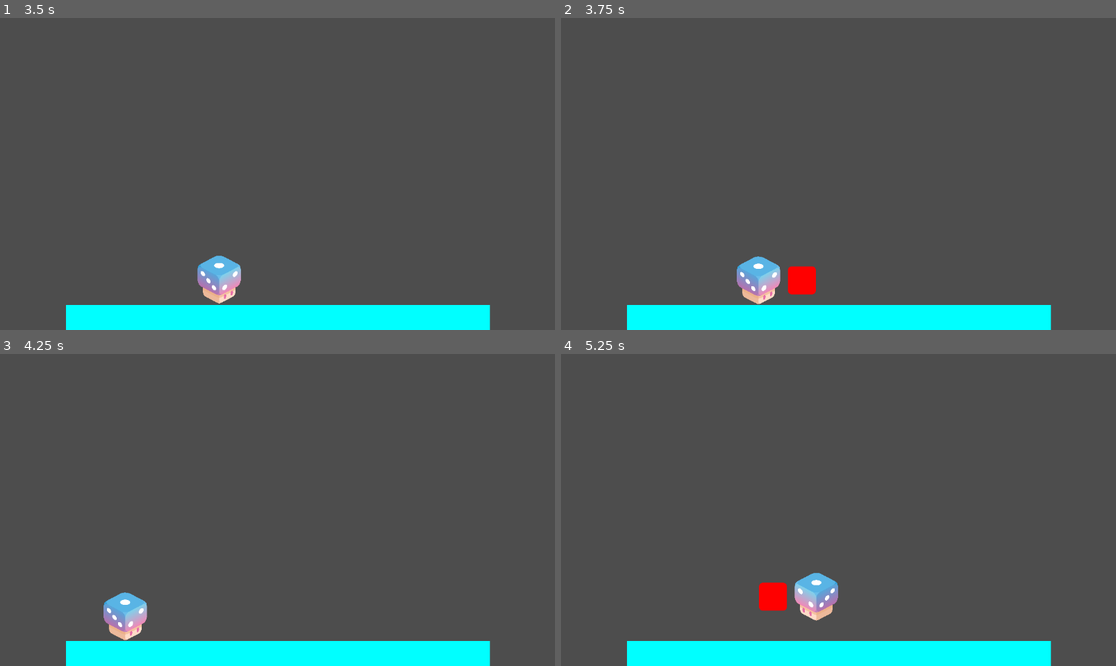
Above: before the commit, frames 1-4 (two rows, left to right).
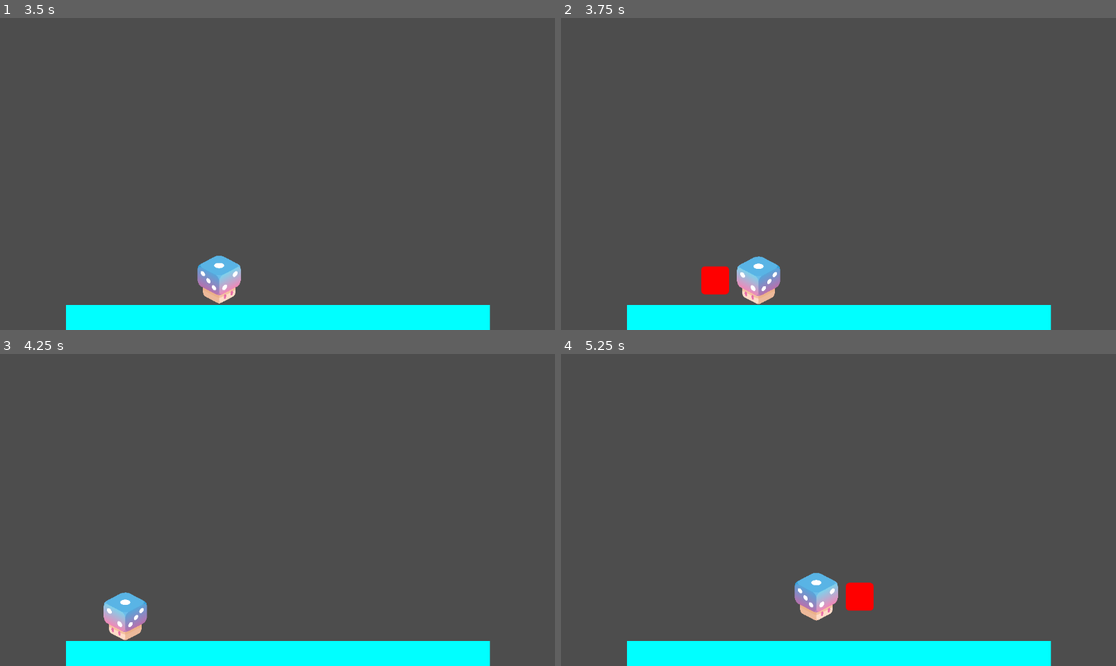
Above: after the commit, the same moments.

Repository: PlaySorbonne/projet-pixel
Game: Godot game, scene res://scenes/Menus/MenuPersistent.tscn
Two runs of this game, one before a commit and one after it. Both use one fixed random seed, a clock stepped at 60 frames per second and the inputs below. The engine's default icon, where the game draws it, is replaced by a stand-in: a white triangle on a blue panel in a dark square.
Inputs:
- Up to frame 1 (3.5 s): click "Start" at 0.5 s; tap Enter (attack) at 1.25 s; hold D (right) 1.28-2 s; hold Enter (attack) 1.28-2 s; tap Space (jump) at 1.52, 3.02 s; click "Play game" at 2 s; hold D (right) from 2.78 s (still down); tap Shift (special) at 2.85 s
- Up to frame 2 (3.75 s): release D (right) at 3.53 s; hold A (left) from 3.53 s (still down); hold Enter (attack) from 3.53 s (still down)
- Up to frame 3 (4.25 s): keep holding A (left); keep holding Enter (attack)
- Up to frame 4 (5.25 s): release A (left) at 4.28 s; release Enter (attack) at 4.28 s; hold D (right) from 4.28 s (still down); tap Shift (special) at 4.35 s; tap Space (jump) at 4.52 s; hold Enter (attack) from 5.03 s (still down)

Frame 1 is identical in both runs. In frame 2, 1.5% of the frame differs, in the area x 25-46%, y 76-92%; in frame 3, 0.5%; in frame 4, 1.5%.

Commit message:
added player turn

Diff:
--- a/scripts/FighterCharacter.gd
+++ b/scripts/FighterCharacter.gd
@@ -1,11 +1,13 @@
 extends CharacterBody2D
 class_name FighterCharacter
 
-@export var hitpoints := 3
+@export var max_hitpoints := 3
 @export var invincibility_time := 0.2
 
 var character_id := 0
 var team := 0
+var facing_right := true
+var hitpoints := max_hitpoints
 
 static var number_of_characters := 0
 
@@ -23,3 +25,6 @@
 
 func hit(damage : int):
 	hitpoints -= damage
+	if hitpoints < 0:
+		pass
+	#print("fighter " + str(character_id) + " got hit : " + str(hitpoints) + "/" + str(max_hitpoints))
--- a/scripts/player.gd
+++ b/scripts/player.gd
@@ -26,10 +26,6 @@
 	# Add the gravity.
 	if not is_on_floor():
 		velocity.y += gravity * delta
-	if velocity.x > 0:
-		scale.x = 1.0
-	elif velocity.x < 0:
-		scale.x = -1.0
 	move_and_slide()
 
 func _input(event : InputEvent):
@@ -53,8 +49,15 @@
 
 		elif event.is_action_pressed("right"):
 			velocity.x = SPEED
+			check_turn(true)
 		elif event.is_action_pressed("left"):
 			velocity.x = -SPEED
+			check_turn(false)
 		elif (event.is_action_released("right") && velocity.x > 0) || (
 		event.is_action_released("left") && velocity.x < 0):
 			velocity.x = 0
+
+func check_turn(right  : bool):
+	if right != facing_right:
+		facing_right = right
+		scale.x *= -1
